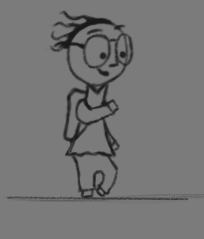
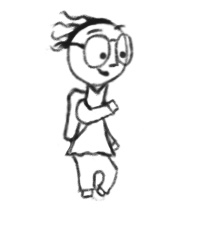
Comparing the layer stacks of the two 204 × 239 images. Changes:
hid "Layer 3" over (3, 193, 204, 204)
hid "Layer 2" over (0, 0, 204, 239)
